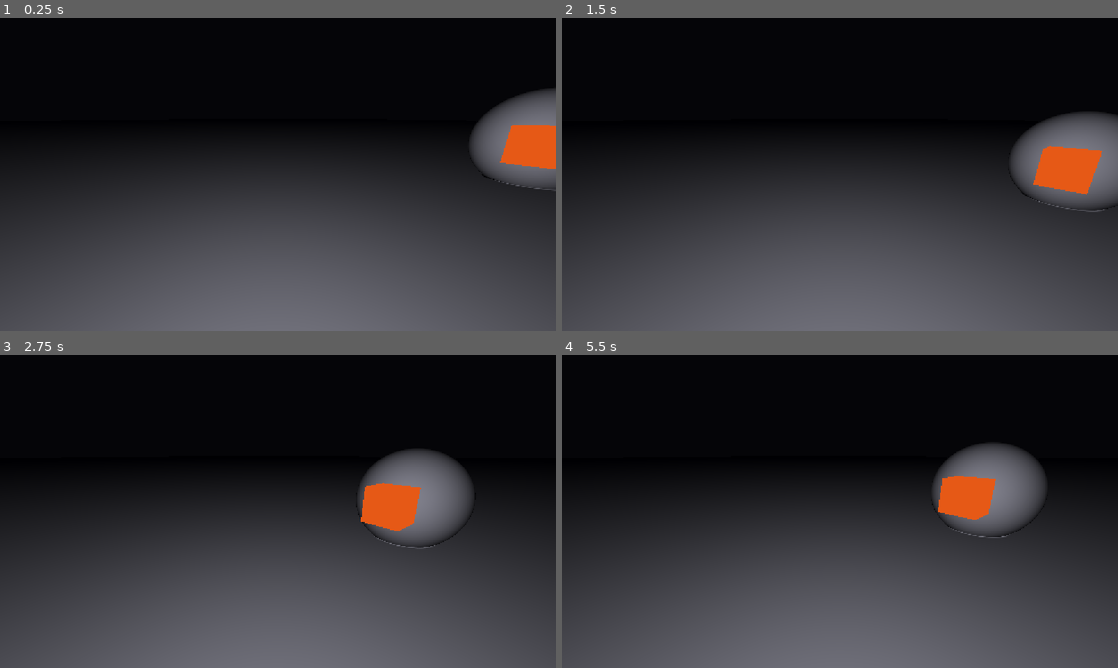
Above: before the commit, frames 1-4 (two rows, left to right).
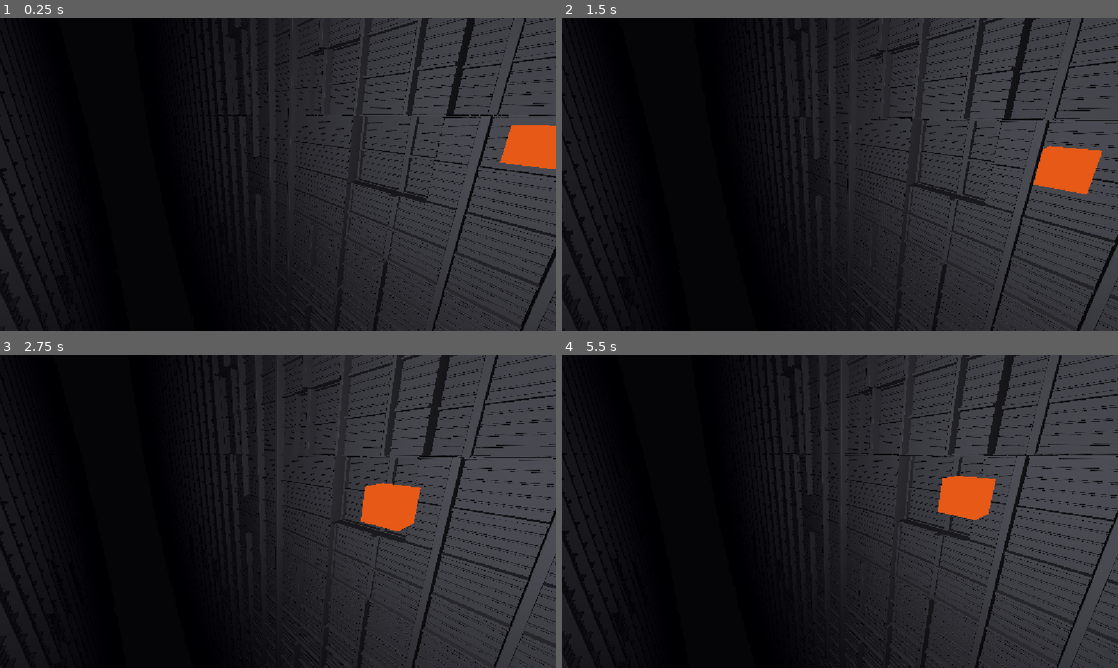
Above: after the commit, the same moments.

Repository: seletz/megastructure
Game: Godot game, scene res://scenes/main.tscn
The game is run twice, just before and just after one commit, with the same random seed, the same clock (stepped at 60 frames per second) and the same inputs.
Inputs (mouse positions are in pixels of both pictures, inside the frame that each line leads up to):
- Up to frame 1 (0.25 s): no input
- Up to frame 2 (1.5 s): tap Enter at 0.5 s; move the mouse to (962, 158) at 0.52 s; hold D 0.53-1.25 s; hold E 0.53-1.25 s; click (962, 158) at 0.67 s; drag from (728, 190) to (812, 237) at 1.27 s
- Up to frame 3 (2.75 s): tap Space at 2 s; move the mouse to (333, 442) at 2.02 s; hold D from 2.03 s (still down); hold Shift from 2.03 s (still down)
- Up to frame 4 (5.5 s): release D at 2.75 s; release Shift at 2.75 s; drag from (812, 574) to (673, 464) at 2.77 s; tap Enter at 3.5 s; move the mouse to (1006, 558) at 3.52 s; hold A 3.53-4.25 s; hold Q 3.53-4.25 s; drag from (673, 464) to (756, 433) at 4.27 s; tap Space at 5 s; move the mouse to (867, 511) at 5.02 s; hold S from 5.03 s (still down); hold E from 5.03 s (still down); click (867, 511) at 5.17 s

The runs differ from the first frame. In frame 1, 59% of the frame differs, in the area x 0-100%, y 0-100%; in frame 2, 59%; in frame 3, 61%; in frame 4, 60%.

Commit message:
feat(shaders): march the chasm facades with material ids
map() now returns the facade distance and a material id through an out
parameter. Normals use a small absolute offset so they no longer smear
across ledges and terrace borders at range.

Diff:
--- a/shaders/raymarch_world.gdshader
+++ b/shaders/raymarch_world.gdshader
@@ -3,31 +3,41 @@
 
 #include "res://shaders/include/sdf.gdshaderinc"
 #include "res://shaders/include/raymarch.gdshaderinc"
+#include "res://shaders/include/hash.gdshaderinc"
+#include "res://shaders/include/chasm.gdshaderinc"
 
 uniform int max_steps = 180;
 uniform float max_distance = 1400.0;
 uniform float step_scale = 0.8;
 uniform float hit_epsilon = 0.002;
+// Absolute offset for the normal gradient; scaling it with distance smears
+// normals across ledges and terrace borders.
+uniform float normal_epsilon = 0.004;
 
 uniform vec3 surface_color : source_color = vec3(0.55, 0.55, 0.6);
+uniform vec3 metal_color : source_color = vec3(0.30, 0.31, 0.34);
 uniform vec3 fog_color : source_color = vec3(0.02, 0.02, 0.03);
 uniform float fog_density = 0.004;
 
-// Placeholder world: a sphere over a ground slab.
-float map(vec3 p) {
-	float sphere = sdSphere(p - vec3(20.0, -3.0, 10.0), 6.0);
-	float ground = sdBox(p - vec3(0.0, -9.0, 0.0), vec3(1000.0, 1.0, 1000.0));
-	return opUnion(sphere, ground);
+// World distance; mat receives the material id of the closest surface
+// (CHASM_MAT_CONCRETE or CHASM_MAT_METAL).
+float map(vec3 p, out int mat) {
+	return chasm_facades(p, mat);
+}
+
+float map_distance(vec3 p) {
+	int mat;
+	return map(p, mat);
 }
 
 // Tetrahedron-sampled gradient; falls back to facing the ray where it vanishes.
 vec3 calc_normal(vec3 p, float t, vec3 rd) {
-	float h = max(hit_epsilon * t, 1e-4);
+	float h = normal_epsilon;
 	const vec2 k = vec2(1.0, -1.0);
-	vec3 g = k.xyy * map(p + k.xyy * h) +
-		k.yyx * map(p + k.yyx * h) +
-		k.yxy * map(p + k.yxy * h) +
-		k.xxx * map(p + k.xxx * h);
+	vec3 g = k.xyy * map_distance(p + k.xyy * h) +
+		k.yyx * map_distance(p + k.yyx * h) +
+		k.yxy * map_distance(p + k.yxy * h) +
+		k.xxx * map_distance(p + k.xxx * h);
 	float len = length(g);
 	return len > 1e-8 ? g / len : -rd;
 }
@@ -43,11 +53,12 @@
 
 	// Start at the near plane so a hit never lands on the camera itself.
 	float t = near_plane_distance(INV_PROJECTION_MATRIX);
+	int mat = CHASM_MAT_CONCRETE;
 	// A camera inside a solid first marches out of it, like clipping through a mesh.
-	bool inside = map(ro + rd * t) < 0.0;
+	bool inside = map_distance(ro + rd * t) < 0.0;
 	bool hit = false;
 	for (int i = 0; i < max_steps; i++) {
-		float d = map(ro + rd * t);
+		float d = map(ro + rd * t, mat);
 		float eps = hit_epsilon * max(t, 1.0);
 		if (inside) {
 			if (d > eps) {
@@ -73,7 +84,8 @@
 	vec3 p = ro + rd * t;
 	vec3 n = calc_normal(p, t, rd);
 	float headlight = max(dot(n, -rd), 0.0);
-	vec3 col = surface_color * (0.08 + 0.92 * headlight);
+	vec3 albedo = mat == CHASM_MAT_METAL ? metal_color : surface_color;
+	vec3 col = albedo * (0.08 + 0.92 * headlight);
 	col = mix(col, fog_color, 1.0 - exp(-t * fog_density));
 
 	ALBEDO = col;
